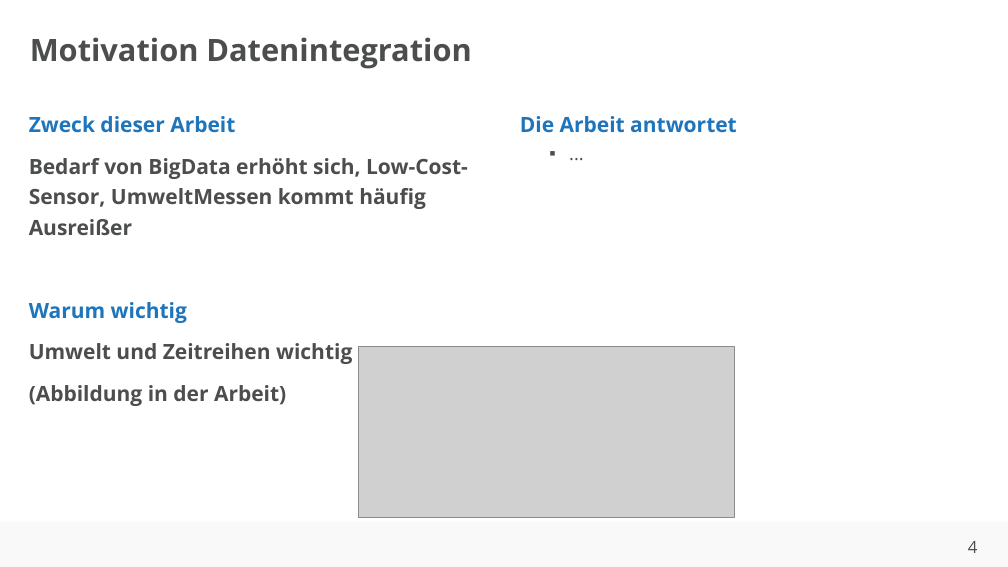
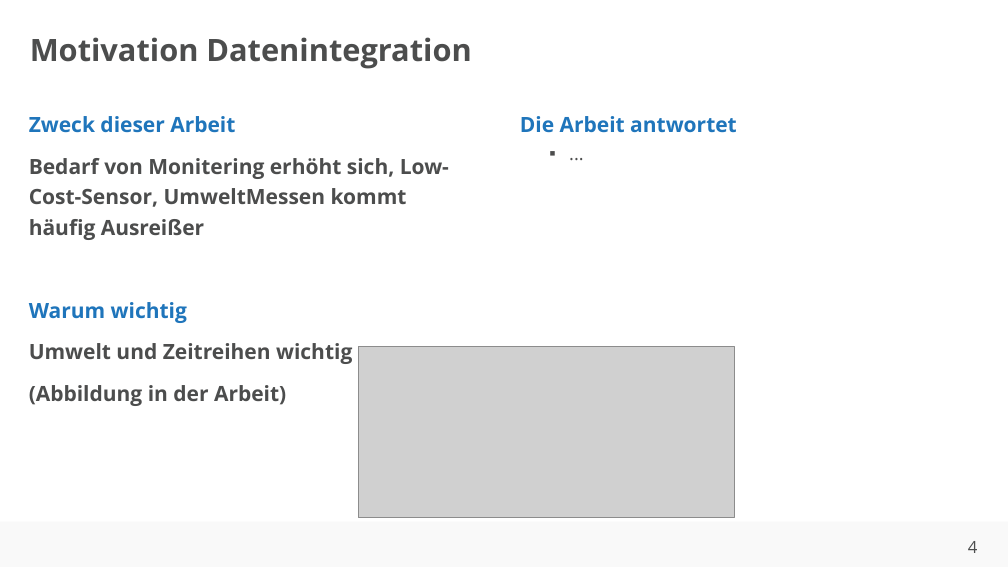
Before and after one commit to ahndavin/Abschlussarbeit_Bachelor, a slide deck: slide 4 of Kolloquium/Kolloquium.pptx. Drawn at 1008x567 pixels with LibreOffice and Linux fonts; fonts in the diff are those of the drawing; grey boxes stand for pictures; background and template pictures are left out. Boxes give left, top, right and bottom in pixels: in the first picture for what was removed or moved away, otherwise in the second. Text is boxed around its words. In the diff, an @@ line names an element or a change of style, - is before the commit and + after.

```diff
--- a/Kolloquium/Kolloquium.pptx
+++ b/Kolloquium/Kolloquium.pptx
@@ text at [29, 158, 449, 240]: text changed @@
-Bedarf von BigData erhöht sich, Low-Cost-Sensor, UmweltMessen kommt häufig Ausreißer
+Bedarf von Monitering erhöht sich, Low-Cost-Sensor, UmweltMessen kommt häufig Ausreißer
```
Also in this commit, not shown: 2 other slides changed, 1 slide removed, 3 other files.
